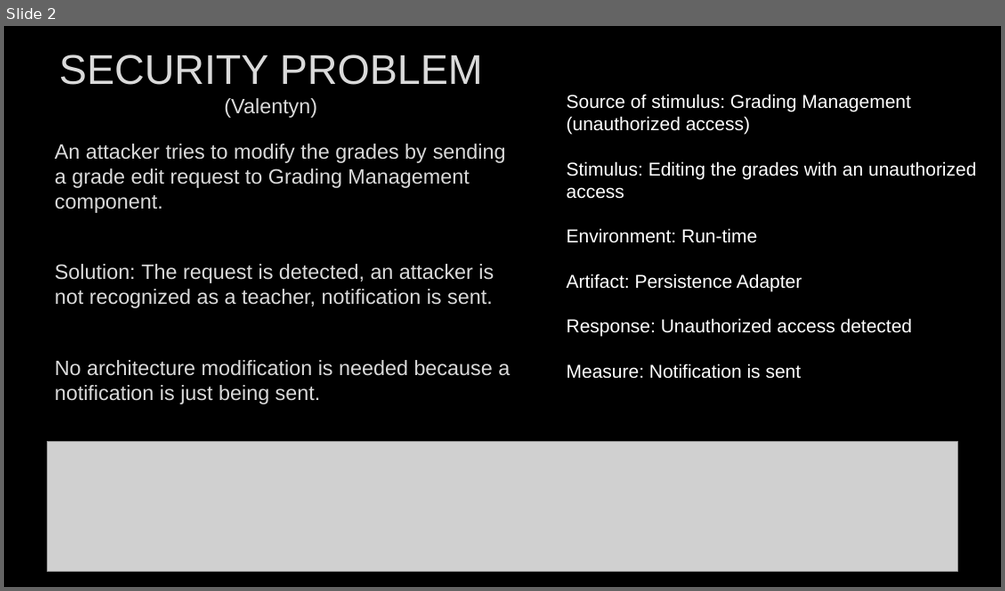
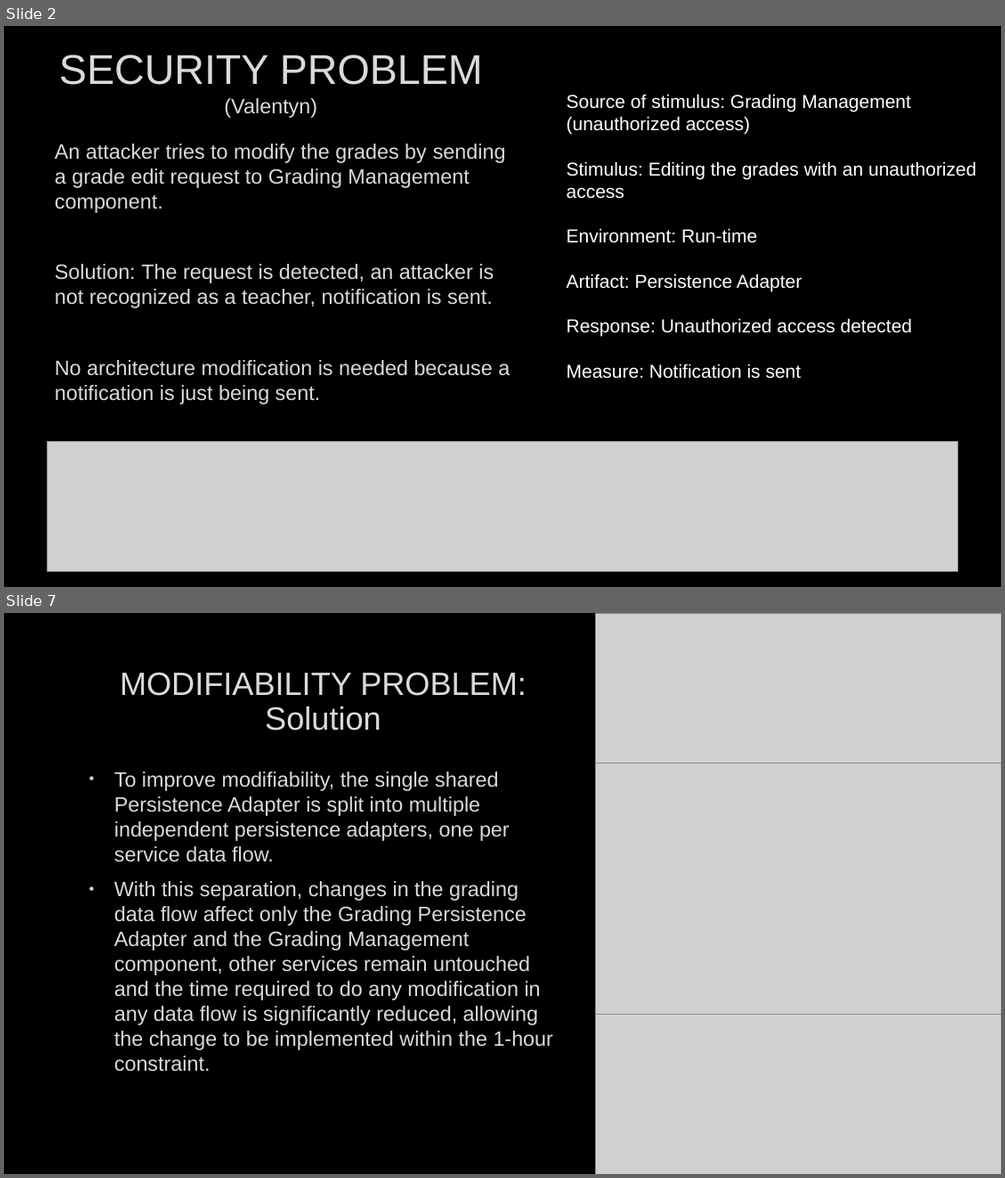
Before and after one commit to mayembe-martin/software_architecture_schedules, a slide deck: M2/Presentation_Qualities.pptx. Shown one above the other, each under a label of ours: slide 2 before the commit, slides 2 and 7 after it; the slides between them are not shown. The pictures are 1005x591 and 1005x1178 pixels, drawn with LibreOffice and Linux fonts; fonts in the diff are those of the drawing; grey boxes stand for pictures; background and template pictures are left out. Boxes give left, top, right and bottom in pixels: in the first picture for what was removed or moved away, otherwise in the second. Text is boxed around its words. In the diff, an @@ line names an element or a change of style, - is before the commit and + after.

```diff
--- a/M2/Presentation_Qualities.pptx
+++ b/M2/Presentation_Qualities.pptx
@@ slide 7 added at bbox=[4, 613, 1001, 1174], background picture (left out) @@
@@ picture added at bbox=[596, 613, 1001, 1174] @@
@@ title added at bbox=[120, 672, 526, 730], 31 pt, text #DADADA @@
+MODIFIABILITY PROBLEM: Solution
@@ text added at bbox=[114, 771, 553, 1071], 20 pt, text #DADADA @@
+• To improve modifiability, the single shared Persistence Adapter is split into multiple independent persistence adapters, one per service data flow.
+• With this separation, changes in the grading data flow affect only the Grading Persistence Adapter and the Grading Management component, other services remain untouched and the time required to do any modification in any data flow is significantly reduced, allowing the change to be implemented within the 1-hour constraint.
@@ picture added at bbox=[596, 763, 1001, 1013] @@
```
Also in this commit, not shown: 3 other slides added, 3 slides removed, 2 other files.
